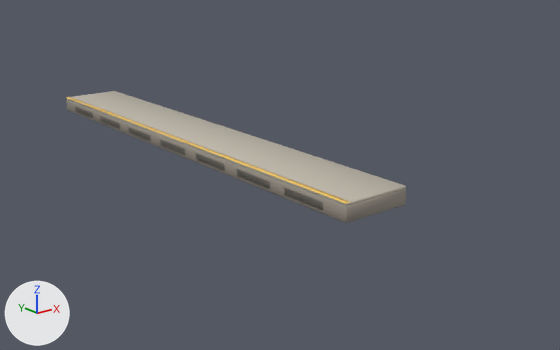
The glTF model public/models/platform.glb as it was, and as the next commit left it.
Camera for both pictures: a 50 mm camera at (-22.9, -38.8, 12.6) aimed at (5.4, -3.5, -1.5). The lights are fixed; the arrows at lower left show +X, +Y and +Z. The first picture is the older version. Vertices at exactly the same position are counted once.

Objects in the first picture: 'platform'.
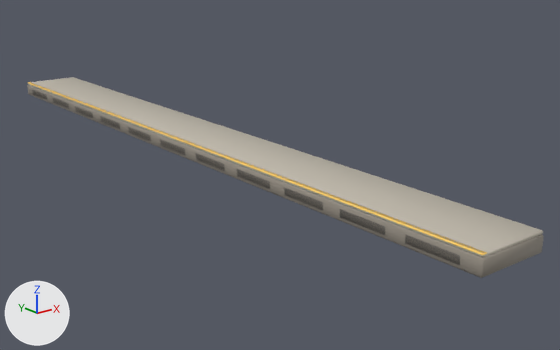
Edits to the bpy script that builds the scene:
```text
Change me_platform:
    used by ob_platform; location = (0.0, 0.0, 0.0)
    remove me_platform.from_pydata(...)  # 240 vertices, 440 faces; spans x 0.0..4.0, y -15.0..15.0, z 0.0..1.0
    add me_platform.from_pydata(...)  # 336 vertices, 616 faces; spans x 0.0..4.0, y -22.5..22.5, z 0.0..1.0
    me_platform part 1: the loose piece of 24 vertices spanning x 0.0..4.0, y -15.0..15.0, z 0.0..0.8 is scaled about its middle by (1, 1.5, 1)
    me_platform part 2: the loose piece of 24 vertices spanning x 0.0..4.0, y -15.0..15.0, z 0.8..1.0 is scaled about its middle by (1, 1.5, 1)
    me_platform part 3: the loose piece of 24 vertices spanning x 0.0..0.3, y -14.9..14.9, z 0.9..1.0 is scaled about its middle by (1, 1.5, 1)
    me_platform part 4: the loose piece of 24 vertices spanning x 0.0..0.1, y 10.6..13.4, z 0.2..0.6 is copied, and the copy is moved by (0.0, 4.0, 0.0); it spans x 0.0..0.1, y 14.6..17.5, z 0.2..0.6
    me_platform part 5: the loose piece of 24 vertices spanning x 0.0..0.1, y -13.4..-10.6, z 0.2..0.6 is copied, and the copy is moved by (0.0, -4.0, 0.0); it spans x 0.0..0.1, y -17.5..-14.6, z 0.2..0.6
    me_platform part 6: the loose piece of 24 vertices spanning x 0.0..0.1, y -13.4..-10.6, z 0.2..0.6 is copied, and the copy is moved by (0.0, -8.0, 0.0); it spans x 0.0..0.1, y -21.5..-18.5, z 0.2..0.6
    other edits to the shape of me_platform do not show in these pictures
```

What differs and where, as boxes (x1, y1, x2, y2) in the pictures (560 x 350 px; the box of a moved part takes in the faces that stretch with it):
'platform', reshaped (52% wider, 52% taller)
    before: (66, 91, 406, 223)
    after: (27, 77, 544, 278)
part 1 of me_platform, moved or reshaped
    before: (66, 99, 406, 223)
    after: (27, 84, 544, 278)
part 2 of me_platform, moved or reshaped
    before: (67, 91, 406, 205)
    after: (29, 77, 543, 257)
part 3 of me_platform, moved or reshaped
    before: (66, 97, 350, 204)
    after: (28, 82, 487, 256)
part 4 of me_platform, added
    after: (53, 98, 69, 109)
part 5 of me_platform, added
    after: (340, 209, 385, 235)
part 6 of me_platform, added
    after: (405, 235, 460, 265)
